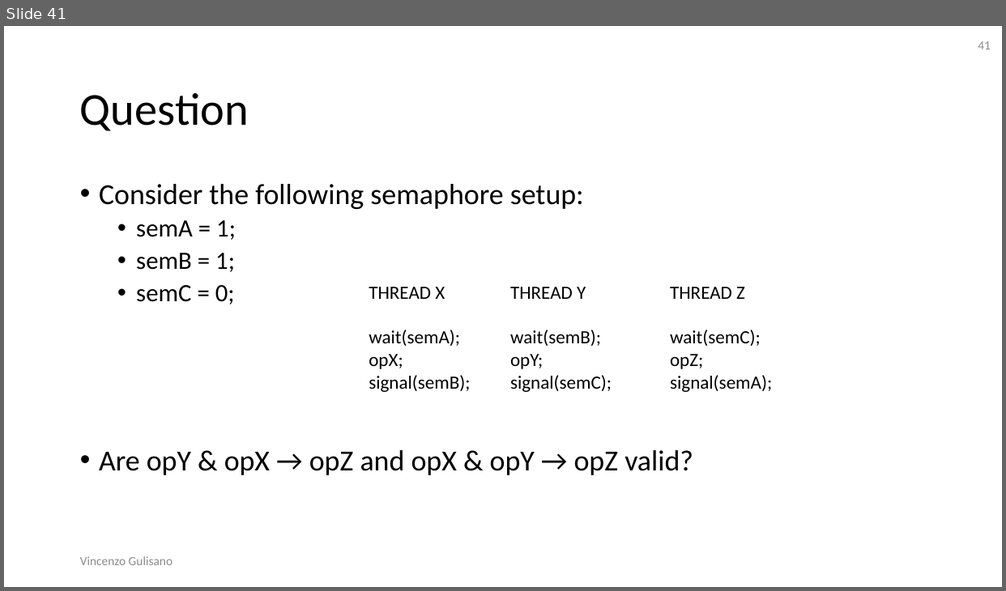
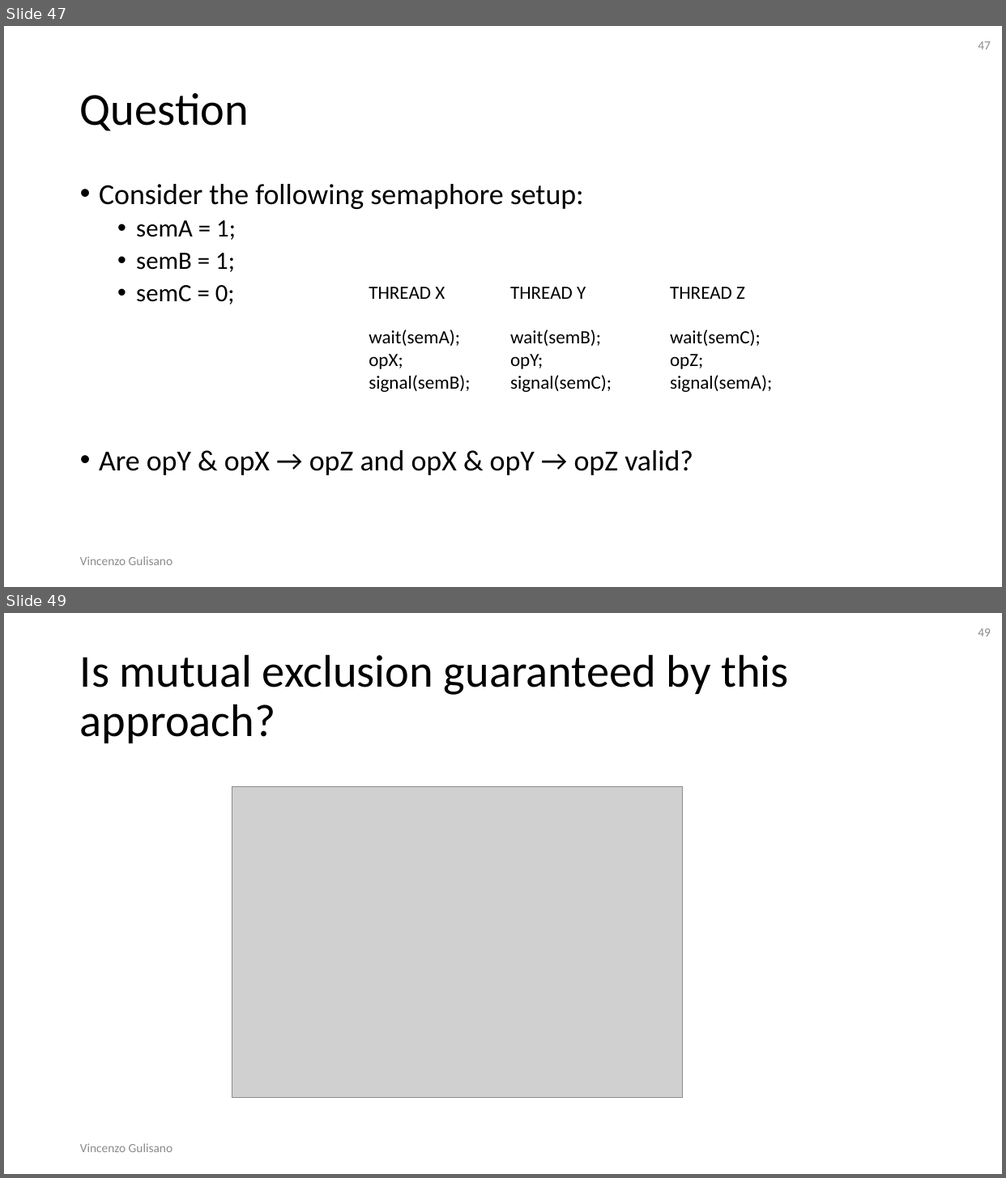
Before and after one commit to vincenzo-gulisano/os_material, a slide deck: slides/synchronization_part_1.pptx. Shown one above the other, each under a label of ours: slide 41 before the commit, slides 47 and 49 after it; the slides between them are not shown. The pictures are 1006x591 and 1006x1178 pixels, drawn with LibreOffice and Linux fonts; fonts in the diff are those of the drawing; grey boxes stand for pictures. Boxes give left, top, right and bottom in pixels: in the first picture for what was removed or moved away, otherwise in the second. Text is boxed around its words. In the diff, an @@ line names an element or a change of style, - is before the commit and + after.

```diff
--- a/slides/synchronization_part_1.pptx
+++ b/slides/synchronization_part_1.pptx
@@ slide 49 added at <box>4,613,1002,1174</box>, background #FFFFFF @@
@@ page number added at <box>978,628,991,636</box>, 12 pt, text #8C8C8C @@
+49
@@ title added at <box>80,654,789,743</box>, 44 pt, text #000000 @@
+Is mutual exclusion guaranteed by this approach?
@@ picture added at <box>232,786,683,1098</box> @@
@@ text added at <box>80,1144,172,1152</box>, 12 pt, text #8C8C8C @@
+Vincenzo Gulisano
@@ what was slide 41 is now slide 47 @@
@@ page number at <box>978,41,991,49</box>: text changed @@
-41
+47
```
Also in this commit, not shown: 2 other slides added, 2 other files.
